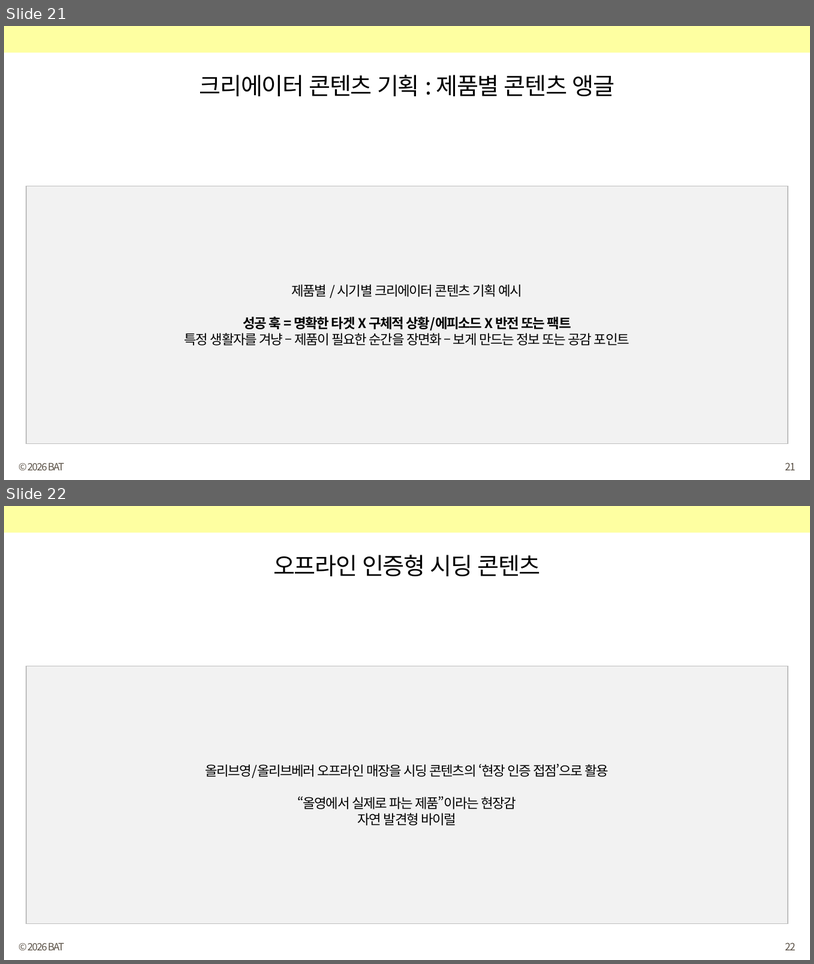
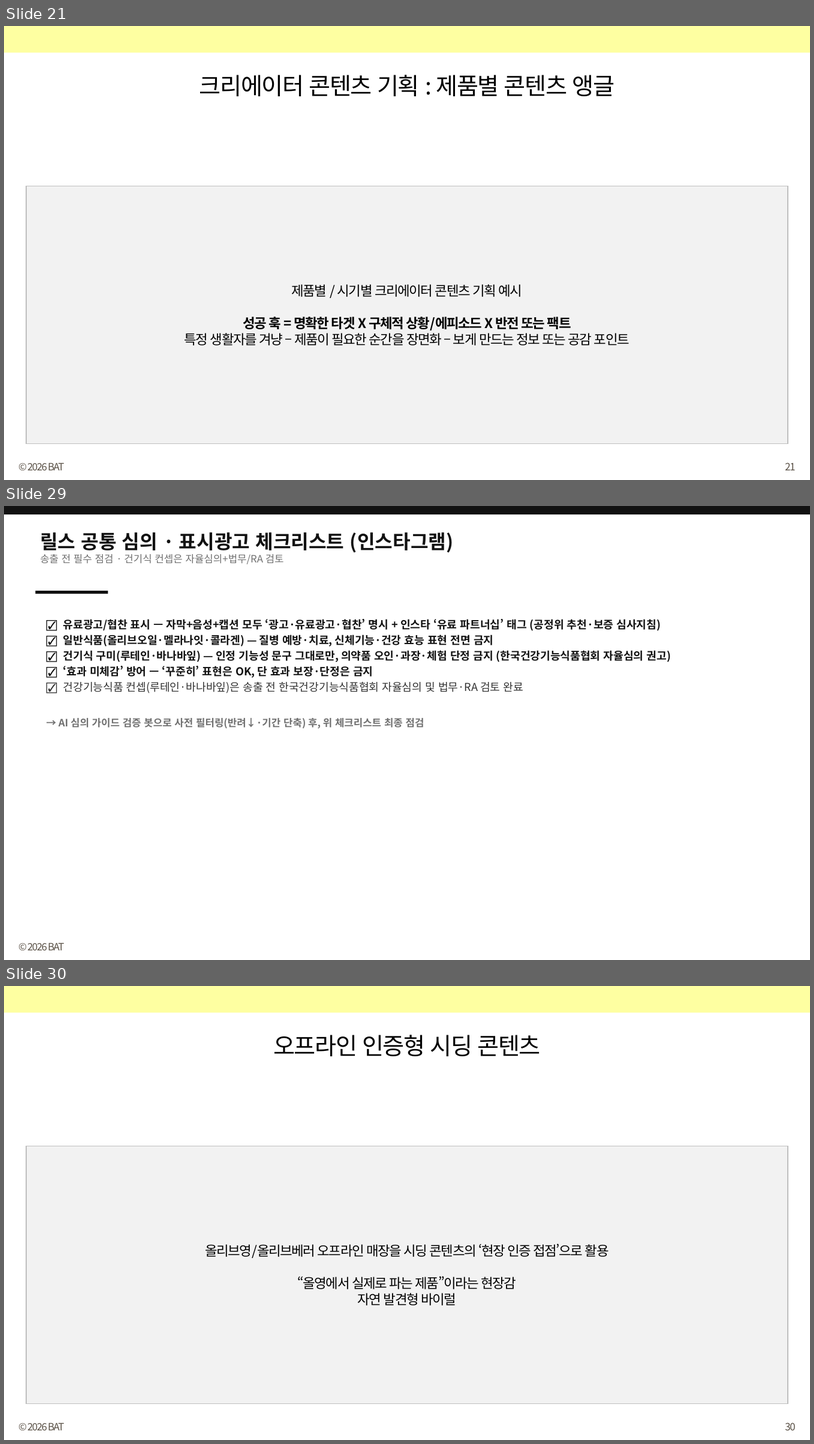
Before and after one commit to bat-han-26/oy_all-the-better_proposal, a slide deck: proposal/올더베러_제안덱_병합본.pptx. Shown one above the other, each under a label of ours: slides 21 and 22 before the commit, slides 21, 29 and 30 after it; the slides between them are not shown. The pictures are 814x964 and 814x1444 pixels, drawn with LibreOffice and Linux fonts; fonts in the diff are those of the drawing. Boxes give left, top, right and bottom in pixels: in the first picture for what was removed or moved away, otherwise in the second. Text is boxed around its words. In the diff, an @@ line names an element or a change of style, - is before the commit and + after.

Commit message:
VOC 대시보드 시딩 앵글 기반 콘텐츠 앵글 상세 8장 추가(설계원칙·8컨셉·캡슐/구미/스틱 스토리보드·심의치환표·체크리스트), 시딩 섹션에 삽입(71장)

```diff
--- a/proposal/올더베러_제안덱_병합본.pptx
+++ b/proposal/올더베러_제안덱_병합본.pptx
@@ slide 29 added at [4, 506, 810, 960], background #FFFFFF; not listed: 1 template element that a slide beside it also shows @@
@@ rectangle added at [4, 506, 810, 514], fill #111111 @@
@@ text added at [40, 532, 454, 564], 12 pt, text #707070 @@
+릴스 공통 심의 · 표시광고 체크리스트 (인스타그램)
+송출 전 필수 점검 · 건기식 컨셉은 자율심의+법무/RA 검토
@@ rectangle added at [35, 591, 108, 594], fill #111111 @@
@@ text added at [59, 619, 671, 729], 13 pt, text #111111, bold @@
+☑ 유료광고/협찬 표시 — 자막+음성+캡션 모두 ‘광고·유료광고·협찬’ 명시 + 인스타 ‘유료 파트너십’ 태그 (공정위 추천·보증 심사지침)
+☑ 일반식품(올리브오일·멜라나잇·콜라겐) — 질병 예방·치료, 신체기능·건강 효능 표현 전면 금지
+☑ 건기식 구미(루테인·바나바잎) — 인정 기능성 문구 그대로만, 의약품 오인·과장·체험 단정 금지 (한국건강기능식품협회 자율심의 권고)
+☑ ‘효과 미체감’ 방어 — ‘꾸준히’ 표현은 OK, 단 효과 보장·단정은 금지
+☑ 건강기능식품 컨셉(루테인·바나바잎)은 송출 전 한국건강기능식품협회 자율심의 및 법무·RA 검토 완료
+→ AI 심의 가이드 검증 봇으로 사전 필터링(반려↓·기간 단축) 후, 위 체크리스트 최종 점검
@@ what was slide 22 is now slide 30 @@
@@ page number at [785, 1422, 795, 1430]: text changed @@
-22
+30
```
Also in this commit, not shown: 7 other slides added, 1 other file.
